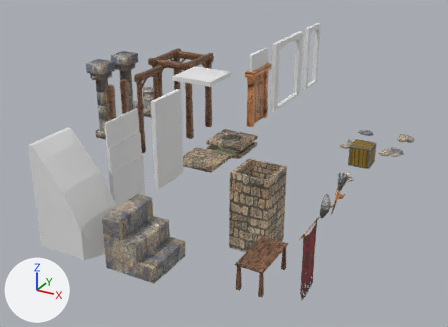
The COLLADA model Resources/Collada/Scenery/ModularDungeon/Assets.dae as it was, and as the next commit left it.
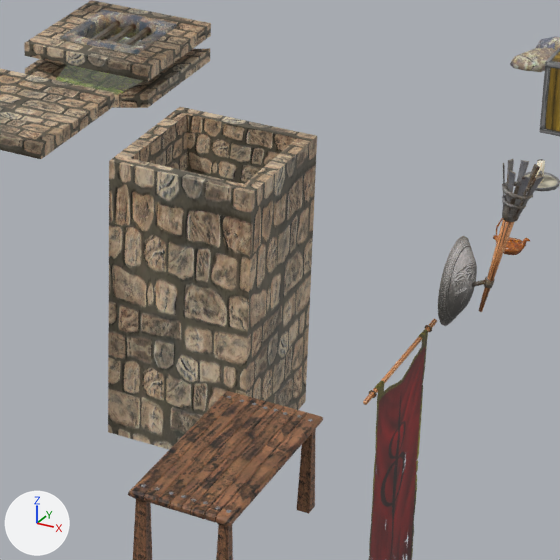
There are two pictures of each version: one whole from a 50 mm camera at (14.39, -24.07, 11.96) aimed at (0.17, 1.78, -0.97), one close up on the part from 45% to 79% of the width and 39% to 87% of the height. The lights are fixed; the arrows at lower left show +X, +Y and +Z. Where no turn or scale is listed for an object, it has been applied to the vertices.

Before the edit, the objects in view are built like this:
```python
me_dn_crate_1 = bpy.data.meshes.new('Dn_Crate_1')
me_dn_crate_1.from_pydata(...)  # a box spanning x -0.5..0.5, y -0.5..0.5, z 0.0..1.0
me_dn_crate_1.materials.append(mat_material_crate)  # picture img_crate_d_jpg
me_dn_stone_1 = bpy.data.meshes.new('Dn_Stone_1')
me_dn_stone_1.from_pydata(...)  # 168 vertices, 320 faces; spans x -0.598..0.714, y -0.61..0.585, z -0.013..0.317
me_dn_stone_1.materials.append(mat_material_stone)  # picture img_rock_d_jpg
me_dn_trap_1 = bpy.data.meshes.new('Dn_Trap_1')
me_dn_trap_1.from_pydata(...)  # 36 vertices, 68 faces; spans x -1.0..1.0, y -1.0..1.0, z -4.0..0.0
me_dn_trap_1.materials.append(mat_material_trap)  # picture img_floor_d_jpg
ob_dn_crate_1 = bpy.data.objects.new('Dn_Crate_1', me_dn_crate_1)
ob_dn_crate_1.location = (7.0, 3.0, 0.0)
ob_dn_stone_1 = bpy.data.objects.new('Dn_Stone_1', me_dn_stone_1)
ob_dn_stone_1.location = (6.0, 5.0, 0.0)
ob_dn_trap_1 = bpy.data.objects.new('Dn_Trap_1', me_dn_trap_1)
ob_dn_trap_1.location = (3.0, 0.0, 0.0)
# also in view: 'Dn_Floor_2' at (0.0, 3.0, -0.4); 'Dn_Table_1' at (7.0, -8.0, 0.5); 'Dn_Floor_Gap_1' at (0.0, 3.0, -0.1); 'Dn_Floor_Gap_1_Water' at (0.0, 3.0, -0.49); 'Dn_Rag_1' at (7.15, -4.0, -1.57)
```
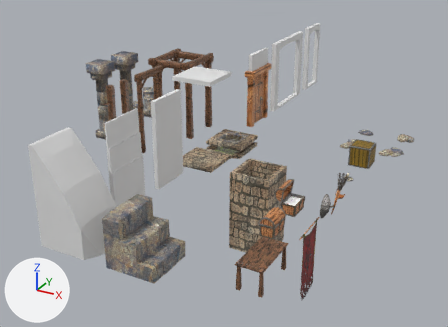
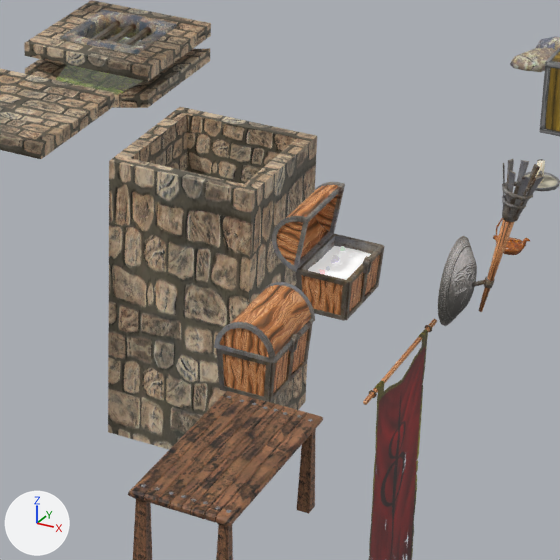
Where the change shows, as pixel boxes [x1, y1, x2, y2] in the close-ups (560 x 560 px):
'Dn_Chest_1', added (brown): after [214, 282, 315, 402]
'Dn_Chest_2', added: after [272, 182, 384, 321]
'Dn_Treasure_1_Coins', added: after [308, 246, 371, 280]
'Dn_Treasure_1_Jewels', added: after [318, 246, 346, 274]

Patch to the scene script:
```diff
--- a/Resources/Collada/Scenery/ModularDungeon/Assets.dae.py
+++ b/Resources/Collada/Scenery/ModularDungeon/Assets.dae.py
@@ img_jewels_d_png @@
+img_jewels_d_png = load_image('jewels_d.png', 'jewels_d.png', 1024, 1024, 'sRGB')
@@ mat_material_jewels @@
+mat_material_jewels = principled_material('Material_Jewels')
+mat_material_jewels.texture = img_jewels_d_png
+mat_material_jewels.roughness = 0.3
+mat_material_jewels.emission_color = (0.5, 0.5, 0.5)  # grey #bcbcbc
+mat_material_jewels.emission_strength = 1.0
@@ mat_material_coins @@
+mat_material_coins = principled_material('Material_Coins')
+mat_material_coins.base_color = (0.8, 0.8, 0.8)  # white #e7e7e7
+mat_material_coins.roughness = 0.3
+mat_material_coins.emission_color = (0.38, 0.38, 0.38)  # grey #a6a6a6
+mat_material_coins.emission_strength = 1.0
@@ me_dn_treasure_1_jewels @@
+me_dn_treasure_1_jewels.from_pydata(...)  # 68 vertices, 120 faces; spans x -0.144..-0.026, y -0.337..0.396, z 0.291..0.383
+me_dn_treasure_1_jewels.materials.append(mat_material_jewels)  # picture img_jewels_d_png
@@ me_dn_treasure_1_coins @@
+me_dn_treasure_1_coins.from_pydata(...)  # 465 vertices, 832 faces; spans x -0.263..0.263, y -0.463..0.463, z 0.279..0.346
+me_dn_treasure_1_coins.materials.append(mat_material_coins)  # its picture is missing
@@ me_dn_chest_2 @@
+me_dn_chest_2.from_pydata(...)  # 614 vertices, 1270 faces; spans x -0.608..0.36, y -0.524..0.524, z 0.0..1.15
+me_dn_chest_2.materials.append(mat_material_torch)  # picture img_atlas1_jpg
@@ me_dn_chest_1 @@
+me_dn_chest_1.from_pydata(...)  # 614 vertices, 1270 faces; spans x -0.341..0.36, y -0.524..0.524, z 0.0..0.862
+me_dn_chest_1.materials.append(mat_material_torch)  # picture img_atlas1_jpg
@@ ob_dn_treasure_1_jewels @@
+ob_dn_treasure_1_jewels = bpy.data.objects.new('Dn_Treasure_1_Jewels', me_dn_treasure_1_jewels)
+ob_dn_treasure_1_jewels.location = (6.0, -3.0, 0.1)
@@ ob_dn_treasure_1_coins @@
+ob_dn_treasure_1_coins = bpy.data.objects.new('Dn_Treasure_1_Coins', me_dn_treasure_1_coins)
+ob_dn_treasure_1_coins.location = (6.0, -3.0, 0.1)
@@ ob_dn_chest_2 @@
+ob_dn_chest_2 = bpy.data.objects.new('Dn_Chest_2', me_dn_chest_2)
+ob_dn_chest_2.location = (6.0, -3.0, 0.0)
@@ ob_dn_chest_1 @@
+ob_dn_chest_1 = bpy.data.objects.new('Dn_Chest_1', me_dn_chest_1)
+ob_dn_chest_1.location = (6.0, -5.0, 0.0)
```
